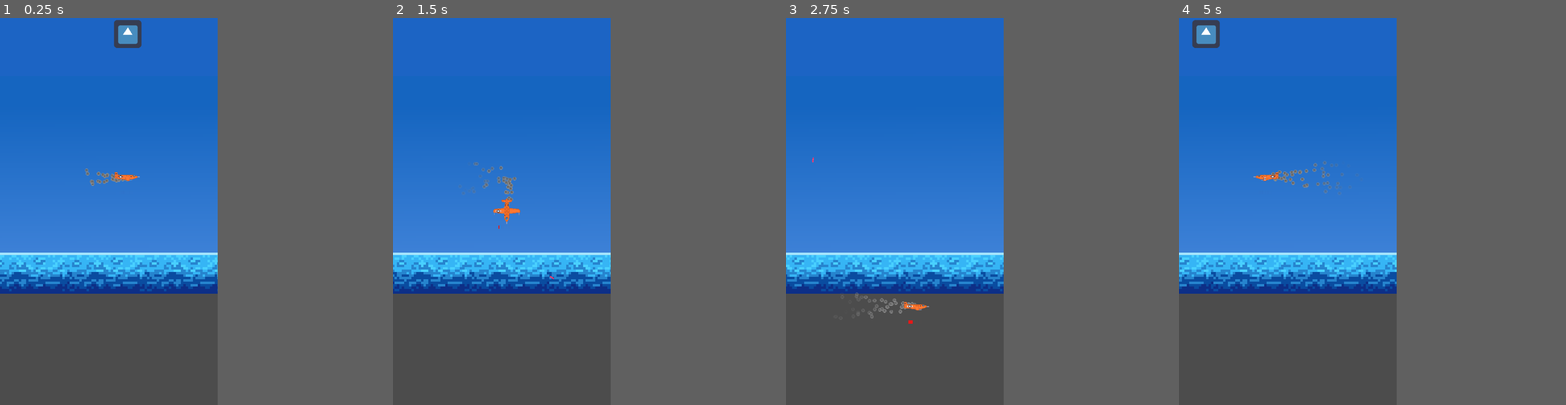
Above: before the commit, frames 1-4 (left to right).
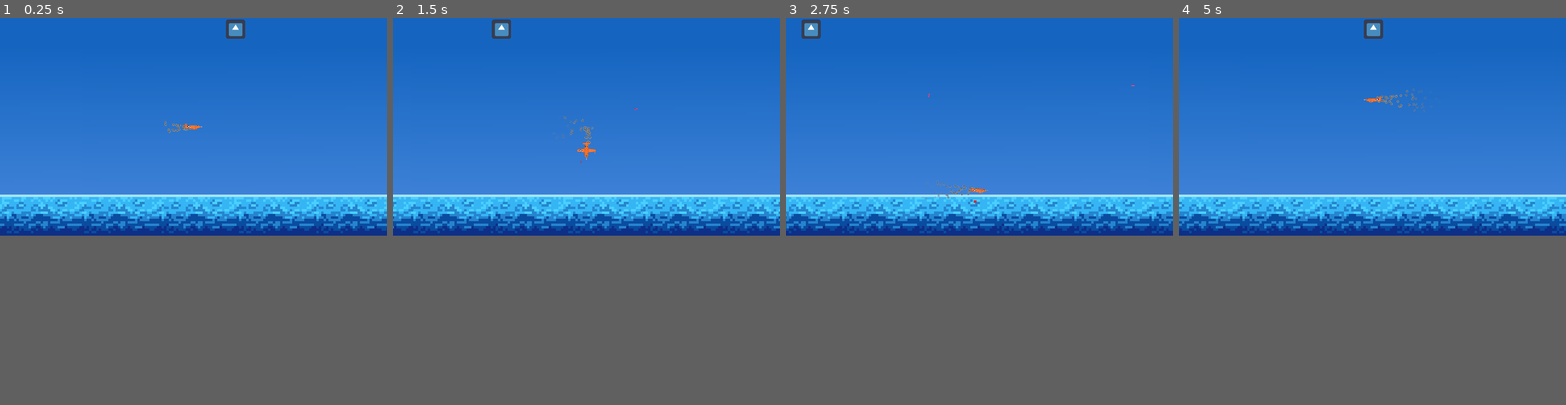
Above: after the commit, the same moments.

Repository: NOTsyrup/Plane-Game
Game: Godot game, scene res://TEMPSCENE.tscn
Two runs of this game, one before a commit and one after it. Both use one fixed random seed, a clock stepped at 60 frames per second and the inputs below. The project has no main scene, so this scene is started directly. The engine's default icon, where the game draws it, is replaced by a stand-in: a white triangle on a blue panel in a dark square.
Inputs (mouse positions are in pixels of both pictures, inside the frame that each line leads up to):
- Up to frame 1 (0.25 s): no input
- Up to frame 2 (1.5 s): move the mouse to (547, 192) at 0.52 s; hold D (player_right) 0.53-1.28 s; hold Space (shoot) 0.53-1.28 s; move the mouse to (458, 230) at 1.27 s; hold S (player_down) from 1.28 s (still down); tap Space (shoot) at 1.35 s
- Up to frame 3 (2.75 s): move the mouse to (917, 126) at 2.02 s; release S (player_down) at 2.03 s; hold D (player_right) from 2.03 s (still down); hold Space (shoot) from 2.03 s (still down)
- Up to frame 4 (5 s): move the mouse to (1275, 288) at 2.77 s; release D (player_right) at 2.78 s; release Space (shoot) at 2.78 s; hold W (player_up) 2.78-3.53 s; tap Space (shoot) at 2.85, 4.35 s; move the mouse to (1353, 269) at 3.52 s; hold Space (shoot) 3.53-4.28 s; hold A (player_left) from 3.53 s (still down); move the mouse to (1221, 153) at 4.27 s
In our replay, the window is 450x800 before the commit and 800x450 after it. These sizes can differ from the game's own. Grey fills any space a smaller window leaves; there, only what the larger window draws over its background counts as a difference.

The runs differ from the first frame. In frame 1, 25% of the frame differs, in the area x 0-100%, y 0-72%; in frame 2, 25%; in frame 3, 25%; in frame 4, 25%.

Commit message:
Fixed Cam & Added Stuff

Diff:
--- a/Player/BasePlane.gd
+++ b/Player/BasePlane.gd
@@ -26,8 +26,19 @@
 			velocity.y += 1
 		elif Input.is_action_pressed("player_up"):
 			velocity.y -= 1
+
+	#Check if in water
+	if position.y > 575:
+		velocity.y = -1
+		take_damage(1)
+
+	#Check if almost above screen
+	if position.y < 10:
+		velocity.y = 1
+
 	#normalize velocity to avoid faster movement towards corners
 	velocity = velocity.normalized() * PLANE_SPEED
+
 
 
 func animate():
--- /dev/null
+++ b/Player/Camera.gd
@@ -0,0 +1 @@
+extends Camera2D
--- a/Player/Camera2D2.tscn
+++ b/Player/Camera2D2.tscn
@@ -15,14 +15,6 @@
 [node name="ParallaxLayer2" type="ParallaxLayer" parent="ParallaxBackground"]
 motion_mirroring = Vector2( 1280, 720 )
 
-[node name="ColorRect" type="ColorRect" parent="ParallaxBackground/ParallaxLayer2"]
-margin_right = 1280.0
-margin_bottom = 720.0
-color = Color( 0.109804, 0.392157, 0.768627, 1 )
-__meta__ = {
-"_edit_use_anchors_": false
-}
-
 [node name="ParallaxLayer" type="ParallaxLayer" parent="ParallaxBackground"]
 motion_scale = Vector2( 0.5, 1 )
 motion_mirroring = Vector2( 1280, 0 )
--- a/TEMPSCENE.tscn
+++ b/TEMPSCENE.tscn
@@ -1,9 +1,10 @@
-[gd_scene load_steps=6 format=2]
+[gd_scene load_steps=7 format=2]
 
 [ext_resource path="res://Kill.gd" type="Script" id=1]
 [ext_resource path="res://Player/Bell-X1.tscn" type="PackedScene" id=2]
 [ext_resource path="res://icon.png" type="Texture" id=3]
 [ext_resource path="res://Player/Camera2D2.tscn" type="PackedScene" id=4]
+[ext_resource path="res://Player/Camera.gd" type="Script" id=5]
 
 [sub_resource type="RectangleShape2D" id=1]
 extents = Vector2( 31.5, 31 )
@@ -11,12 +12,14 @@
 [node name="Node2D" type="Node2D"]
 
 [node name="Player" parent="." instance=ExtResource( 2 )]
-position = Vector2( 778, 368 )
+position = Vector2( 640, 360 )
 PLANE_SPEED = 400
 
-[node name="Camera2D2" parent="Player" instance=ExtResource( 4 )]
-smoothing_enabled = true
+[node name="Camera" parent="Player" instance=ExtResource( 4 )]
+position = Vector2( 0, 0 )
+zoom = Vector2( 1, 1 )
 smoothing_speed = 7.0
+script = ExtResource( 5 )
 
 [node name="Area2D" type="Area2D" parent="."]
 position = Vector2( 879, 37 )
--- a/project.godot
+++ b/project.godot
@@ -15,11 +15,13 @@
 
 [display]
 
-window/size/width=720
-window/size/height=1280
+window/size/width=1280
+window/size/height=720
 window/size/fullscreen=true
 mouse_cursor/custom_image="res://Sprites/crosshair.png"
 mouse_cursor/custom_image_hotspot=Vector2( 30, 35 )
+window/stretch/mode="2d"
+window/stretch/aspect="keep"
 
 [input]
 
